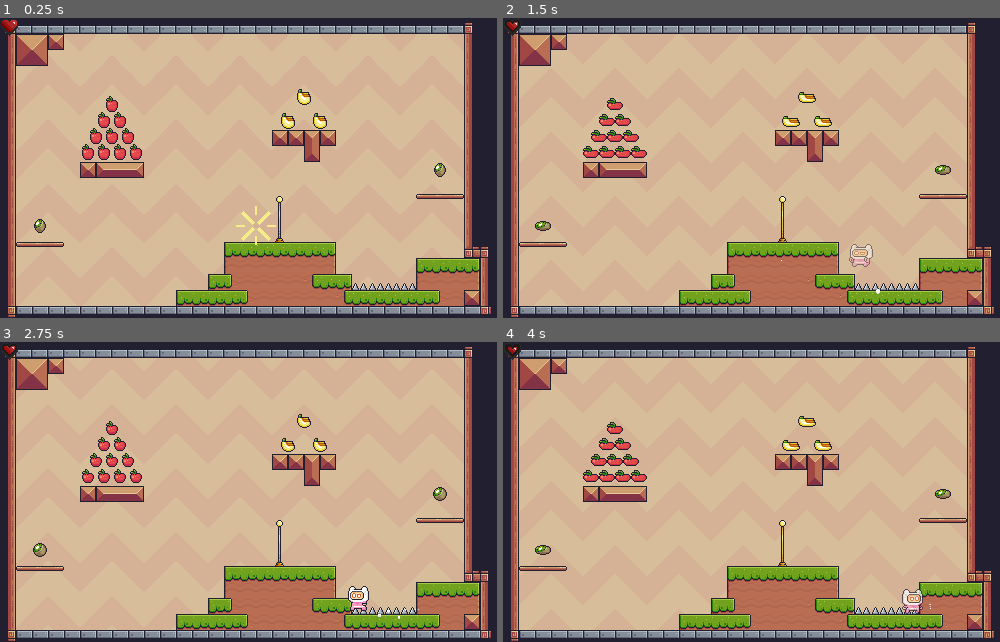
Above: before the commit, frames 1-4 (two rows, left to right).
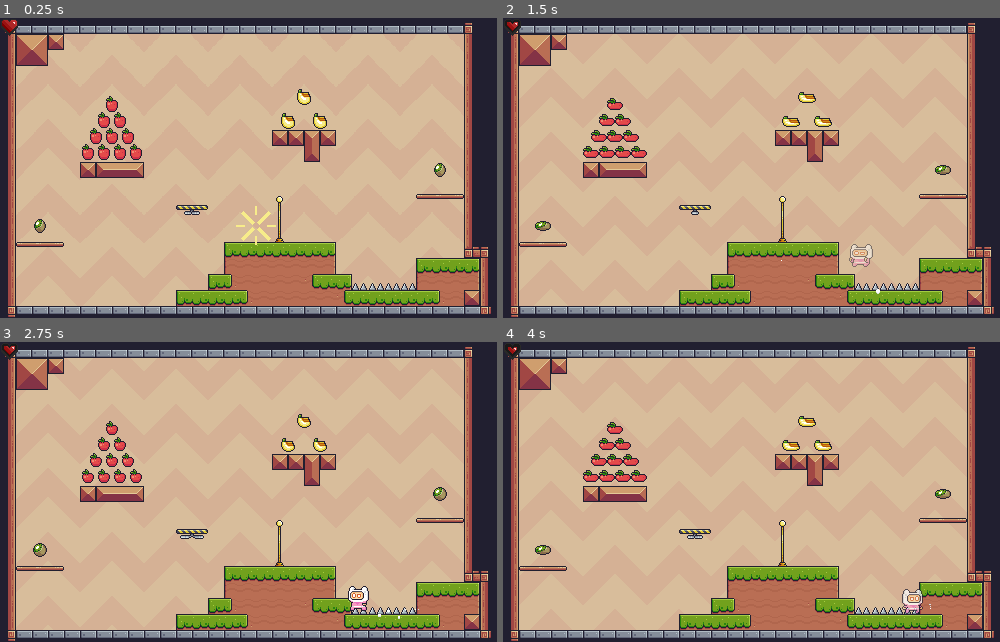
Above: after the commit, the same moments.

Repository: Javi-CD/godot4-platformer2D
Game: Godot game, scene res://src/scenes/game/game.tscn
The game is run twice, just before and just after one commit, with the same random seed, the same clock (stepped at 60 frames per second) and the same inputs.
Inputs:
- Up to frame 1 (0.25 s): no input
- Up to frame 2 (1.5 s): hold D (right) from 0.53 s (still down); tap Space (jump) at 0.77 s
- Up to frame 3 (2.75 s): tap Space (jump) at 1.52 s; release D (right) at 2.03 s; hold A (left) from 2.03 s (still down)
- Up to frame 4 (4 s): release A (left) at 2.78 s; hold D (right) from 2.78 s (still down); tap Space (jump) at 3.02, 3.77 s

The runs differ from the first frame. In frame 1, 0.1% of the frame differs, in the area x 35-42%, y 62-66%; in frame 2, 0.1%; in frame 3, 0.2%; in frame 4, 0.1%.

Commit message:
feat(traps): add falling platform trap with vibration and progressive slowdown

Diff:
--- a/src/scenes/levels/level_01/level_01.tscn
+++ b/src/scenes/levels/level_01/level_01.tscn
@@ -7,6 +7,7 @@
 [ext_resource type="PackedScene" uid="uid://cm0strl1a3b08" path="res://src/scenes/collectables/fruit/fruit.tscn" id="4_27jab"]
 [ext_resource type="PackedScene" uid="uid://codhkxwxd41kh" path="res://src/scenes/kill_zone/kill_zone.tscn" id="5_qu1h2"]
 [ext_resource type="PackedScene" uid="uid://duvbwwpm7oqix" path="res://src/scenes/traps/spikes/spikes.tscn" id="6_27jab"]
+[ext_resource type="PackedScene" uid="uid://cjewfc1sea1ke" path="res://src/scenes/traps/falling_platform/falling_platform.tscn" id="7_qu1h2"]
 [ext_resource type="PackedScene" uid="uid://cjgqiaw8sipod" path="res://src/scenes/exit_flag/exit_flag.tscn" id="7_x8rf8"]
 
 [sub_resource type="TileSetAtlasSource" id="TileSetAtlasSource_27jab"]
@@ -113,6 +114,11 @@
 position = Vector2(384, 264)
 variant = 1
 
+[node name="FallingPlatform" parent="Traps" unique_id=808692909 instance=ExtResource("7_qu1h2")]
+position = Vector2(192, 192)
+shake_intensity = 0.5
+fall_speed = 250.0
+
 [node name="KillZone" parent="." unique_id=1698052293 instance=ExtResource("5_qu1h2")]
 position = Vector2(1, 16)
 
--- /dev/null
+++ b/src/scenes/traps/falling_platform/falling_platform.gd
@@ -0,0 +1,111 @@
+class_name FallingPlatform
+extends AnimatableBody2D
+
+
+enum PlatformState {
+	IDLE,
+	TRIGGERED,
+	FALLING
+}
+
+@export_group("Timing & Delays")
+@export_range(0.1, 3.0, 0.05) var trigger_delay := 0.6
+@export_range(0.5, 10.0, 0.5) var reset_time := 3.0
+
+@export_group("Animation & Slowdown")
+@export_range(0.05, 1.0, 0.05) var min_animation_speed_scale := 0.15
+
+@export_group("Vibration & Movement")
+@export_range(0.5, 5.0, 0.1) var shake_intensity := 1.8
+@export var fall_speed := 300.0
+
+@onready var animated_sprite: AnimatedSprite2D = $AnimatedSprite2D
+@onready var collision_shape: CollisionShape2D = $CollisionShape2D
+@onready var player_detector_area: Area2D = $PlayerDetectorArea
+
+var _state := PlatformState.IDLE
+var _initial_position := Vector2.ZERO
+var _trigger_timer := 0.0
+var _reset_timer := 0.0
+
+
+func _ready() -> void:
+	_initial_position = global_position
+	player_detector_area.body_entered.connect(_on_player_entered)
+	_reset_to_idle()
+
+
+func _physics_process(delta: float) -> void:
+	match _state:
+		PlatformState.TRIGGERED:
+			_process_vibration_and_slowdown(delta)
+
+		PlatformState.FALLING:
+			_process_fall(delta)
+
+
+func _process_vibration_and_slowdown(delta: float) -> void:
+	_trigger_timer = max(_trigger_timer - delta, 0.0)
+
+	# Progress from 1.0 (just stepped on) to 0.0 (about to fall)
+	var progress: float = _trigger_timer / trigger_delay if trigger_delay > 0.0 else 0.0
+
+	# Reduces the animation speed progressively (from 1.0 to min_animation_speed_scale)
+	animated_sprite.speed_scale = lerp(min_animation_speed_scale, 1.0, progress)
+
+	# Applies the vibration to the sprite
+	var current_shake: float = lerp(shake_intensity, 0.5, progress)
+	var offset_x := randf_range(-current_shake, current_shake)
+	var offset_y := randf_range(-current_shake, current_shake)
+	animated_sprite.offset = Vector2(offset_x, offset_y)
+
+	if _trigger_timer <= 0.0:
+		_start_falling()
+
+
+func _process_fall(delta: float) -> void:
+	global_position.y += fall_speed * delta
+	_reset_timer = max(_reset_timer - delta, 0.0)
+
+	if _reset_timer <= 0.0:
+		_reset_to_idle()
+
+
+func _on_player_entered(body: Node2D) -> void:
+	if _state != PlatformState.IDLE:
+		return
+
+	if not body.is_in_group("player") and not body.has_method("take_damage"):
+		return
+
+	_trigger_platform()
+
+
+func _trigger_platform() -> void:
+	_state = PlatformState.TRIGGERED
+	_trigger_timer = trigger_delay
+
+
+func _start_falling() -> void:
+	_state = PlatformState.FALLING
+	_reset_timer = reset_time
+
+	# Disables the vibration and turns off the motors ("off") before falling
+	animated_sprite.offset = Vector2.ZERO
+	animated_sprite.speed_scale = 1.0
+	animated_sprite.play("off")
+
+	# Disables the physical collision so the player falls
+	collision_shape.set_deferred("disabled", true)
+
+
+func _reset_to_idle() -> void:
+	_state = PlatformState.IDLE
+	global_position = _initial_position
+
+	# Restarts with the "on" animation at normal speed
+	animated_sprite.offset = Vector2.ZERO
+	animated_sprite.speed_scale = 1.0
+	animated_sprite.play("on")
+
+	collision_shape.set_deferred("disabled", false)
--- /dev/null
+++ b/src/scenes/traps/falling_platform/falling_platform.tscn
@@ -0,0 +1,80 @@
+[gd_scene format=3 uid="uid://cjewfc1sea1ke"]
+
+[ext_resource type="Texture2D" uid="uid://danm688ulkhw2" path="res://assets/Traps/Falling Platforms/Off.png" id="1_2n655"]
+[ext_resource type="Script" uid="uid://dxjqykkxd3pgw" path="res://src/scenes/traps/falling_platform/falling_platform.gd" id="1_upt01"]
+[ext_resource type="Texture2D" uid="uid://dw2vgtvf7u8eu" path="res://assets/Traps/Falling Platforms/On (32x10).png" id="2_upt01"]
+
+[sub_resource type="AtlasTexture" id="AtlasTexture_ttthg"]
+atlas = ExtResource("1_2n655")
+region = Rect2(0, 0, 32, 10)
+
+[sub_resource type="AtlasTexture" id="AtlasTexture_drl7l"]
+atlas = ExtResource("2_upt01")
+region = Rect2(32, 0, 32, 10)
+
+[sub_resource type="AtlasTexture" id="AtlasTexture_amxci"]
+atlas = ExtResource("2_upt01")
+region = Rect2(0, 0, 32, 10)
+
+[sub_resource type="AtlasTexture" id="AtlasTexture_r8gcg"]
+atlas = ExtResource("2_upt01")
+region = Rect2(64, 0, 32, 10)
+
+[sub_resource type="AtlasTexture" id="AtlasTexture_nu2yg"]
+atlas = ExtResource("2_upt01")
+region = Rect2(96, 0, 32, 10)
+
+[sub_resource type="SpriteFrames" id="SpriteFrames_ybfic"]
+animations = [{
+"frames": [{
+"duration": 1.0,
+"texture": SubResource("AtlasTexture_ttthg")
+}],
+"loop": false,
+"name": &"off",
+"speed": 5.0
+}, {
+"frames": [{
+"duration": 1.0,
+"texture": SubResource("AtlasTexture_drl7l")
+}, {
+"duration": 1.0,
+"texture": SubResource("AtlasTexture_amxci")
+}, {
+"duration": 1.0,
+"texture": SubResource("AtlasTexture_r8gcg")
+}, {
+"duration": 1.0,
+"texture": SubResource("AtlasTexture_nu2yg")
+}],
+"loop": true,
+"name": &"on",
+"speed": 15.0
+}]
+
+[sub_resource type="RectangleShape2D" id="RectangleShape2D_ao5gl"]
+size = Vector2(32, 4)
+
+[sub_resource type="RectangleShape2D" id="RectangleShape2D_042jo"]
+size = Vector2(31, 1)
+
+[node name="FallingPlatform" type="AnimatableBody2D" unique_id=808692909]
+collision_mask = 0
+script = ExtResource("1_upt01")
+
+[node name="AnimatedSprite2D" type="AnimatedSprite2D" parent="." unique_id=1884297535]
+sprite_frames = SubResource("SpriteFrames_ybfic")
+animation = &"on"
+
+[node name="CollisionShape2D" type="CollisionShape2D" parent="." unique_id=833362788]
+position = Vector2(0, -2)
+shape = SubResource("RectangleShape2D_ao5gl")
+
+[node name="PlayerDetectorArea" type="Area2D" parent="." unique_id=284453969]
+collision_layer = 0
+collision_mask = 2
+
+[node name="CollisionShape2D" type="CollisionShape2D" parent="PlayerDetectorArea" unique_id=181540438]
+position = Vector2(0, -5)
+shape = SubResource("RectangleShape2D_042jo")
+debug_color = Color(0.5131593, 0.57730854, 0, 0.41960785)
Not shown, added: src/scenes/traps/falling_platform/falling_platform.gd.uid
